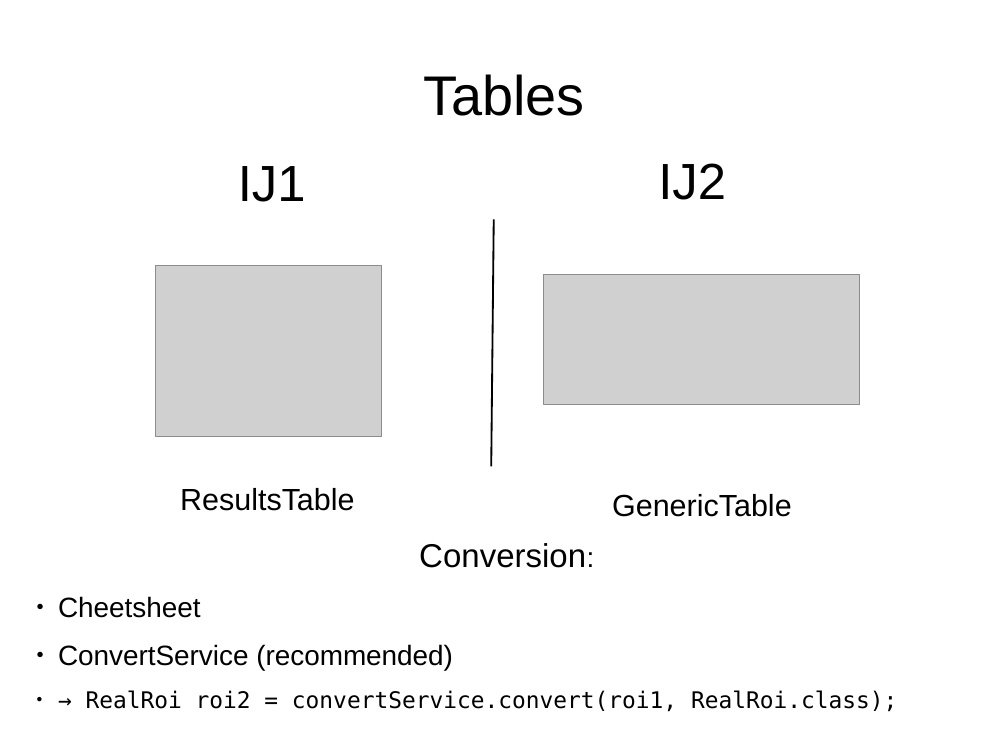
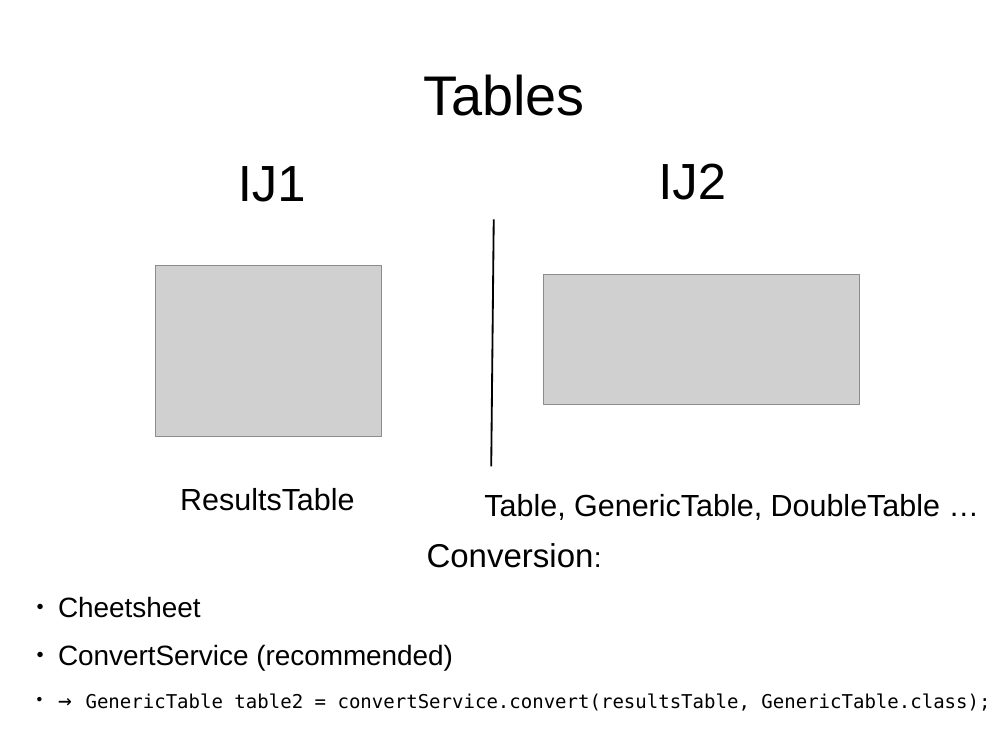
Before and after one commit to maarzt/imagej-legacy-course, a slide deck: slide 16 of slides/presentation.odp. Drawn at 1008x756 pixels with LibreOffice and Linux fonts; fonts in the diff are those of the drawing; grey boxes stand for pictures. Boxes give left, top, right and bottom in pixels: in the first picture for what was removed or moved away, otherwise in the second. Text is boxed around its words. In the diff, an @@ line names an element or a change of style, - is before the commit and + after.

Commit message:
Update presentation

```diff
--- a/slides/presentation.odp
+++ b/slides/presentation.odp
@@ text at (484,494,940,520): text changed @@
-GenericTable
+Table, GenericTable, DoubleTable …
@@ text at (86,693,990,711): text changed; size 18 to 15 pt @@
-● → RealRoi roi2 = convertService.convert(roi1, RealRoi.class);
+● → GenericTable table2 = convertService.convert(resultsTable, GenericTable.class);
```
Also in this commit, not shown: 9 other slides changed, 1 other file.
